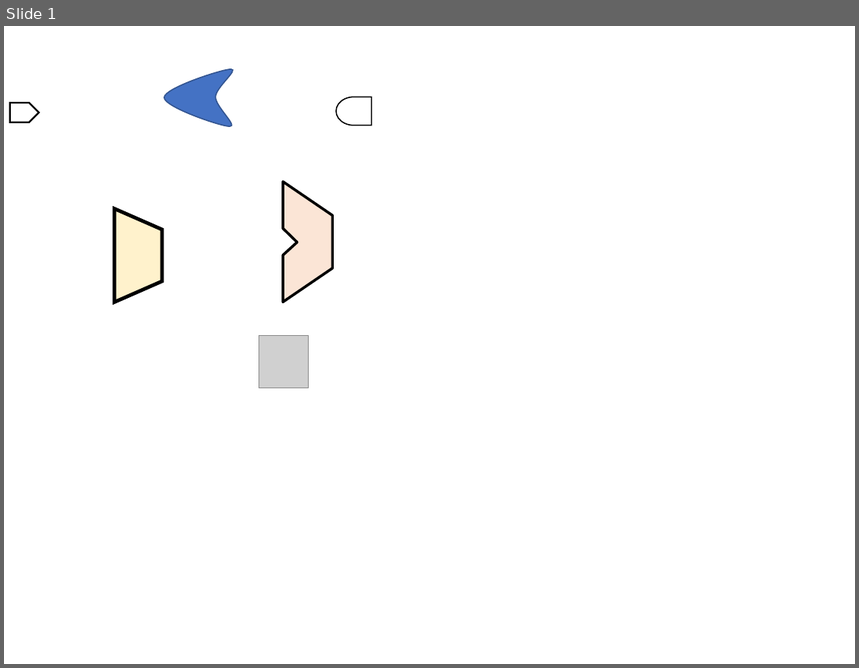
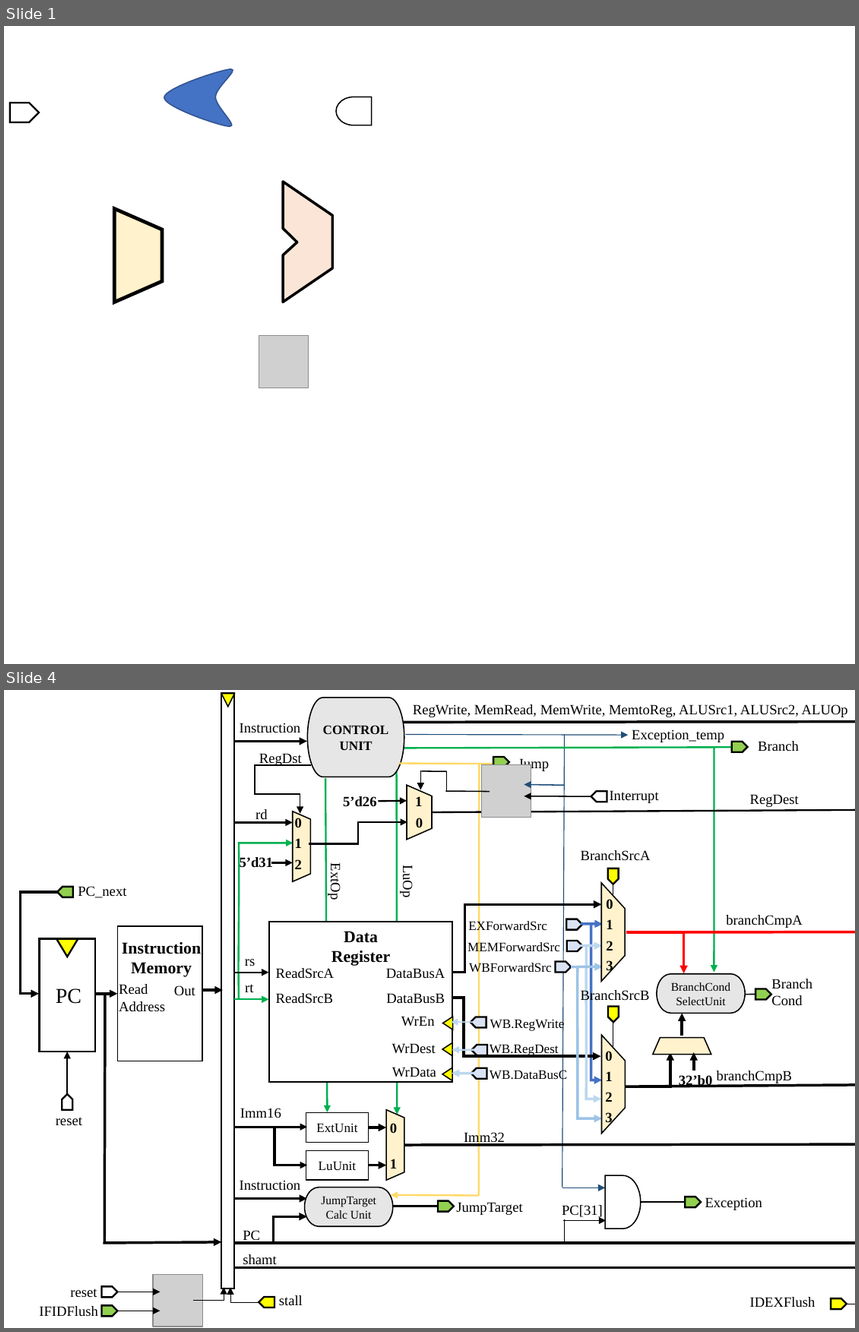
Before and after one commit to baron0426/Pipeline, a slide deck: fig.pptx. Shown one above the other, each under a label of ours: slide 1 before the commit, slides 1 and 4 after it; the slides between them are not shown. The pictures are 859x668 and 859x1332 pixels, drawn with LibreOffice and Linux fonts; fonts in the diff are those of the drawing; grey boxes stand for pictures. Boxes give left, top, right and bottom in pixels: in the first picture for what was removed or moved away, otherwise in the second. Text is boxed around its words. In the diff, an @@ line names an element or a change of style, - is before the commit and + after.

```diff
--- a/fig.pptx
+++ b/fig.pptx
@@ slide 4 added at box(4, 690, 855, 1328), background #FFFFFF @@
@@ group added at box(20, 692, 855, 1327): 68 texts, 45 arrows, 20 snip same rects, 11 freeform shapes, 8 lines, 6 trapezoids, 6 rectangles, 6 elbow arrows, 5 triangles, 3 pill shapes, 2 pictures, 1 flow chart delay @@
+5’d31
+rs
+rt
+MEMForwardSrc
+PC
+reset
+PC_next
+Read
+Address
+Instruction
+Memory
+Out
+stall
+reset
+IFIDFlush
+PC
+Instruction
+JumpTarget
+Calc Unit
+JumpTarget
+Imm16
+ExtUnit
+LuUnit
+0
+1
+Imm32
+Data
+Register
+ReadSrcA
+ReadSrcB
+WrDest
+WrEn
+WrData
+DataBusA
+DataBusB
+EXForwardSrc
+WBForwardSrc
+BranchSrcA
+0
+1
+2
+3
+0
+1
+2
+3
+BranchSrcB
+32’b0
+BranchCond
+SelectUnit
+Branch
+Cond
+branchCmpA
+branchCmpB
+rd
+0
+1
+2
+5’d26
+RegDest
+Instruction
+CONTROL
+UNIT
+RegWrite, MemRead, MemWrite, MemtoReg, ALUSrc1, ALUSrc2, ALUOp
+Jump
+Branch
+Exception_temp
+ExtOp
+LuOp
+RegDst
+0
+1
+Interrupt
+Exception
+PC[31]
+WB.RegWrite
+WB.DataBusC
+WB.RegDest
+shamt
+IDEXFlush
```
Also in this commit, not shown: 1 slide changed, 1 other slide added.
